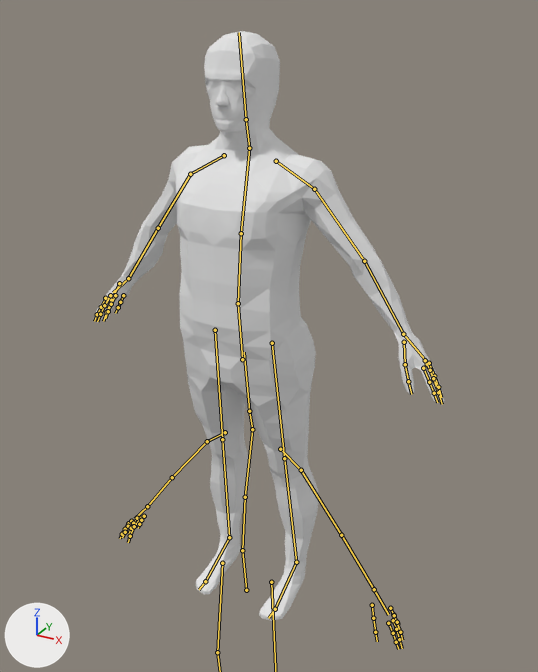
The Blender file character.blend, before and after one commit.
Both versions are drawn from a 50 mm camera at (1.013, -1.685, 1.798) aimed at (0.049, 0.067, 0.922). The axes (+X, +Y, +Z) are drawn at lower left. The lights are the same throughout. The bones that bend it are drawn over the model as lines.

Names of what the first picture shows: 'Human.Male'.
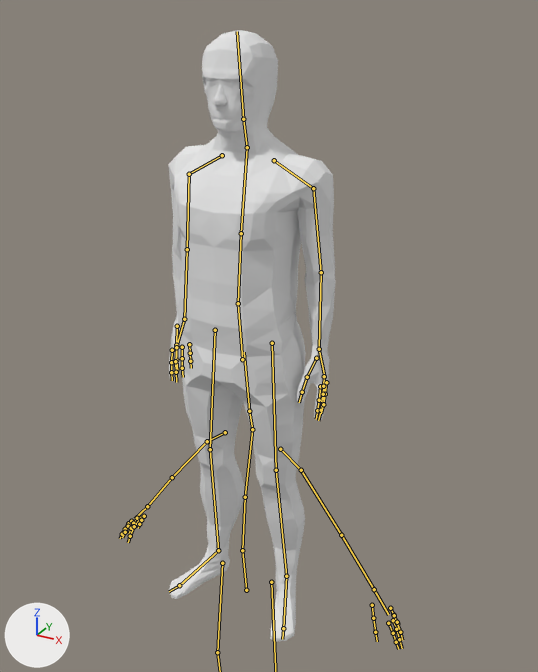
The newer file adds an action. The first version stands in its rest pose; the second is drawn at frame 51 of the action 'Idle'.

Pixel boxes (x1, y1, x2, y2) of what changed, in the pictures (538 x 672 px):
'Human.Male', posed (52% narrower): before (94, 31, 444, 621); after (168, 30, 335, 642)
bone 'Chest', root to tip: before (241, 233) to (249, 148); after (241, 233) to (247, 147)
bone 'Neck', root to tip: before (249, 148) to (246, 119); after (247, 147) to (243, 119)
bone 'UpArm.Left', root to tip: before (314, 189) to (364, 261); after (313, 188) to (321, 272)
bone 'UpArm.Right', root to tip: before (190, 174) to (158, 228); after (189, 174) to (187, 249)

The edits, one by one:
Bone 'Chest' (bone_chest) turns from (0, 0, 0) to (3, 0, 0) degrees about its own x, y and z.
Bone 'Neck' (bone_neck) turns from (0, 0, 0) to (-3, 0, 0) degrees about its own x, y and z.
Bone 'UpArm.Left' (bone_uparm_left) turns from (0, 0, 0) to (5, 2, -32) degrees about its own x, y and z.
Bone 'UpArm.Right' (bone_uparm_right) turns from (0, 0, 0) to (5, -2, 32) degrees about its own x, y and z.
Bone 'FootIK.Left' (bone_footik_left) moves from (0.0, 0.0, 0.0) to (0.0, -0.073, 0.0).
Bone 'KneeIK.Left' (bone_kneeik_left) moves from (0.0, 0.0, 0.0) to (0.308, 0.757, -0.683).
Bone 'FootIK.Right' (bone_footik_right) moves from (0.0, 0.0, 0.0) to (0.0, -0.073, 0.0).
Bone 'KneeIK.Right' (bone_kneeik_right) moves from (0.0, 0.0, 0.0) to (-0.308, 0.757, -0.683).
